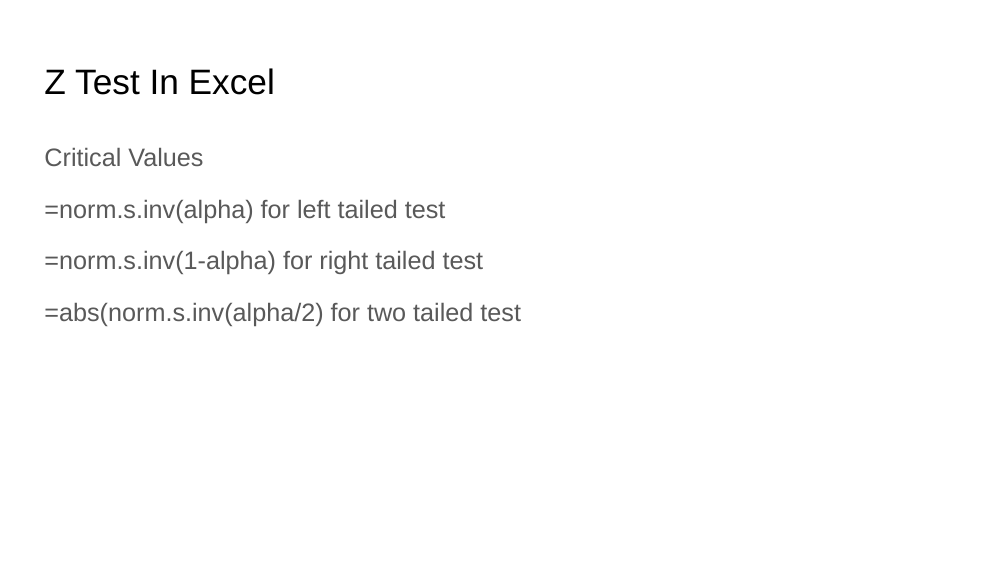
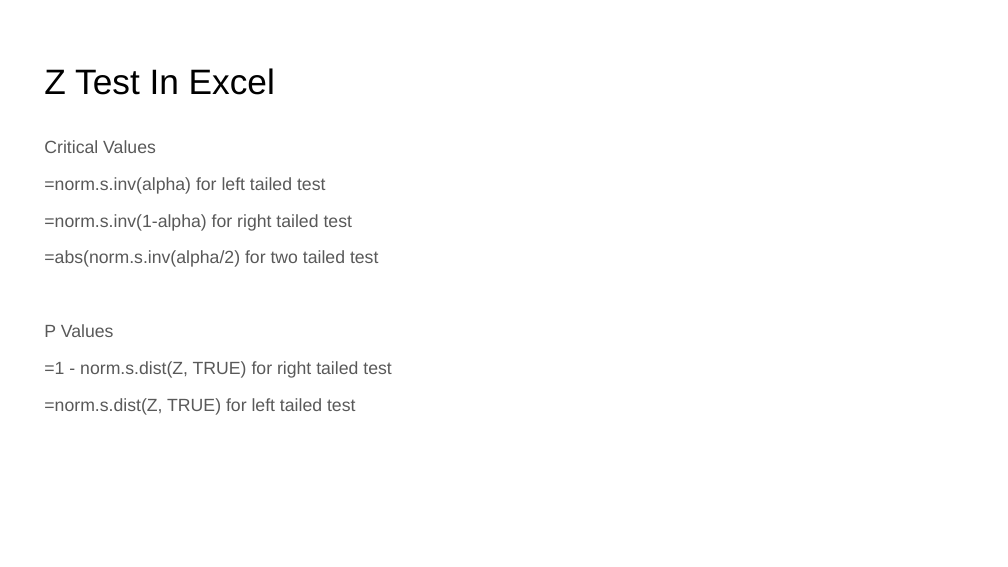
Before and after one commit to rjwrobel86/Python4Statistics, a slide deck: slide 47 of Stuff For Class/Slides/Hypothesis Testing.pptx (slide 46 before the commit). Drawn at 1008x567 pixels with LibreOffice and Linux fonts; fonts in the diff are those of the drawing. Boxes give left, top, right and bottom in pixels: in the first picture for what was removed or moved away, otherwise in the second. Text is boxed around its words. In the diff, an @@ line names an element or a change of style, - is before the commit and + after.

```diff
--- a/Stuff For Class/Slides/Hypothesis Testing.pptx
+++ b/Stuff For Class/Slides/Hypothesis Testing.pptx
@@ text at <box>44,140,378,267</box>: size 18 to 12.6 pt in "Critical Values", "=norm.s.inv(alpha) for left tailed test", "=norm.s.inv(1-alpha) for right tailed test", "=abs(norm.s.inv(alpha/2) for two tailed test"; line spacing 1.15 to 0.95; less space between paragraphs @@
@@ text at <box>44,324,391,415</box>: paragraphs added @@
+P Values
+=1 - norm.s.dist(Z, TRUE) for right tailed test
+=norm.s.dist(Z, TRUE) for left tailed test
```
Also in this commit, not shown: 7 other slides changed, 6 slides added, 17 other files.
